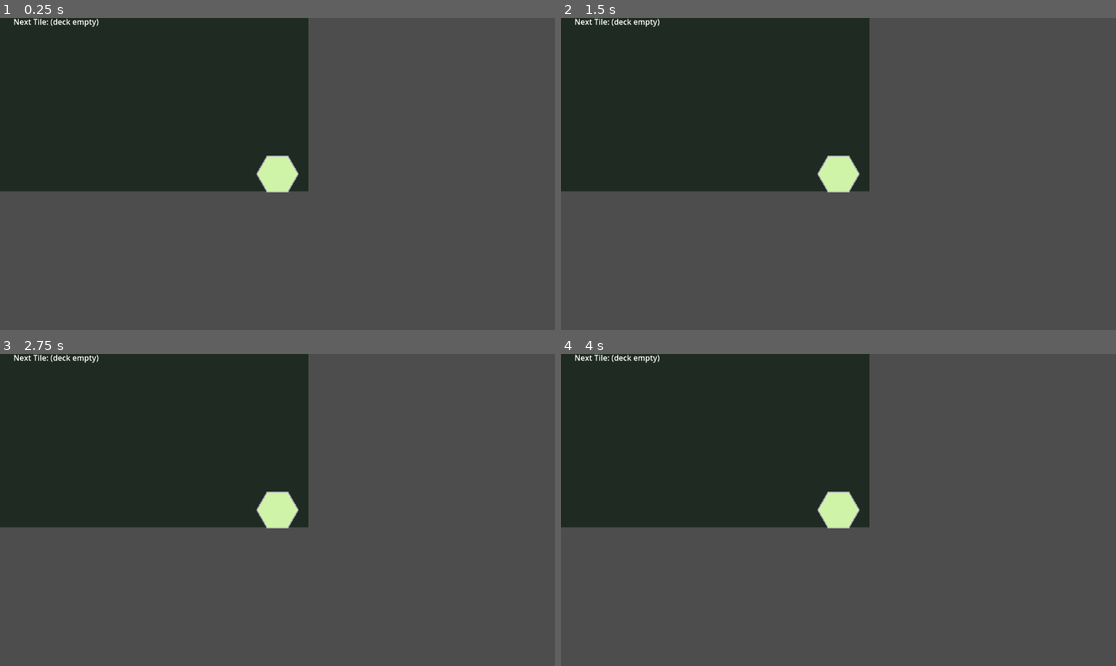
Above: before the commit, frames 1-4 (two rows, left to right).
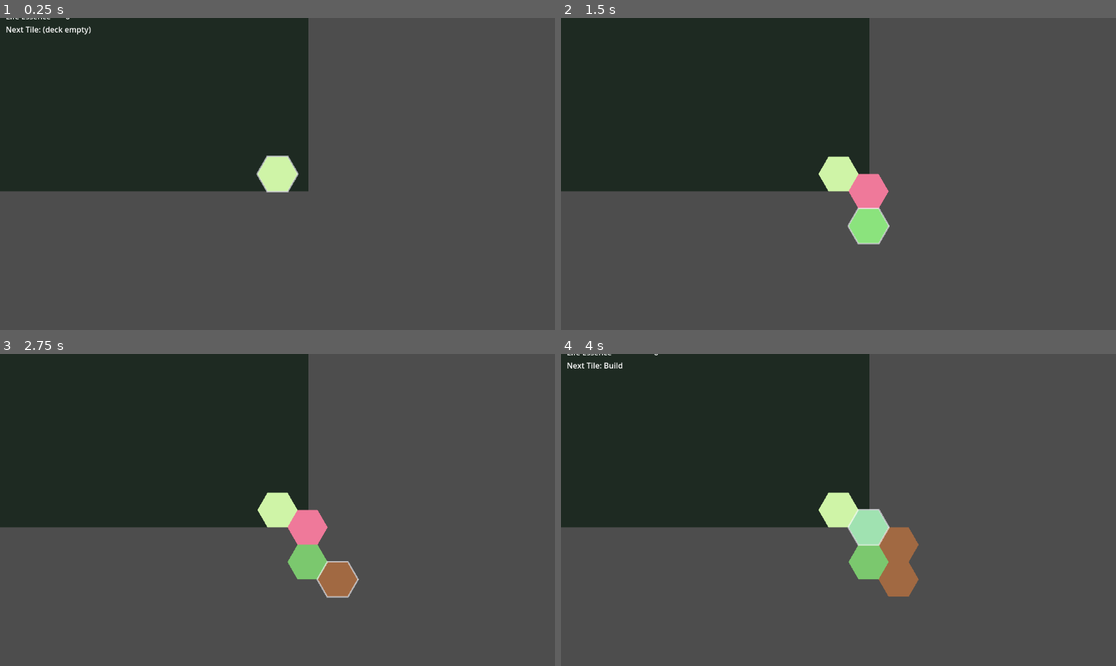
Above: after the commit, the same moments.

Repository: Millstreamu/BumbleJess
Game: Godot game, scene res://scenes/Main.tscn
Two runs of this game, one before a commit and one after it. Both use one fixed random seed, a clock stepped at 60 frames per second and the inputs below.
Inputs:
- Up to frame 1 (0.25 s): no input
- Up to frame 2 (1.5 s): tap Enter at 0.5 s; hold Right (ui_right) 0.53-1.28 s; hold Space (ui_accept) 0.53-1.28 s; tap Tab at 0.6 s; hold Down (ui_down) from 1.28 s (still down); tap Space (ui_accept) at 1.35 s
- Up to frame 3 (2.75 s): tap Space (ui_accept) at 1.52, 1.82, 2 s; tap Tab at 1.55, 2.1 s; release Down (ui_down) at 2.03 s; hold Right (ui_right) from 2.03 s (still down); hold Space (ui_accept) from 2.03 s (still down)
- Up to frame 4 (4 s): release Right (ui_right) at 2.78 s; release Space (ui_accept) at 2.78 s; hold Up (ui_up) 2.78-3.53 s; tap Tab at 2.85 s; tap Space (ui_accept) at 3.02, 3.32 s; hold Left (ui_left) from 3.53 s (still down); hold Space (ui_accept) from 3.53 s (still down)

The runs differ from the first frame. In frame 1, 0.4% of the frame differs, in the area x 1-18%, y 0-6%; in frame 2, 1.5%; in frame 3, 2.2%; in frame 4, 2.9%, in the area x 1-65%, y 0-78%.
Error before the commit: Parse Error: Used tab character for indentation instead of space as used before in the file. (res://src/core/RunState.gd:18)

Commit message:
Auto Format

Diff:
--- a/scenes/Main.tscn
+++ b/scenes/Main.tscn
@@ -44,3 +44,4 @@
 
 [node name="RunInfoPanel" parent="." instance=ExtResource("7_f9p8j")]
 layout_mode = 3
+anchors_preset = 2
--- a/scripts/core/RunState.gd
+++ b/scripts/core/RunState.gd
@@ -61,40 +61,40 @@
 	_update_info_panel()
 
 func try_place_tile(axial: Vector2i, cell_type: int = CellType.Type.EMPTY) -> bool:
-        if is_deck_empty():
-                return false
-        var next_type := peek_next_tile_type()
-        if next_type == CellType.Type.EMPTY:
-                return false
-        var type_to_place := next_type
-        if cell_type != CellType.Type.EMPTY and cell_type != next_type:
-                push_warning("Attempted to place %s but the next tile is %s." % [CellType.to_display_name(cell_type), CellType.to_display_name(next_type)])
-                return false
-        var remaining: int = int(_deck_counts.get(type_to_place, 0))
-        if remaining <= 0:
-                push_warning("No %s tiles remain in the deck." % CellType.to_display_name(type_to_place))
-                return false
-        var variant_id := _get_variant_id(type_to_place)
-        var placed := _hex_grid.try_place_tile(axial, type_to_place, variant_id)
-        if not placed:
-                return false
-        _deck_counts[type_to_place] = remaining - 1
-        if not _deck_queue.is_empty():
-                _deck_queue.remove_at(0)
-        _turn += 1
-        _hex_grid.process_turn()
-        _recalculate_resources()
-        _refresh_palette_options()
-        _update_info_panel()
-        return true
+		if is_deck_empty():
+				return false
+		var next_type := peek_next_tile_type()
+		if next_type == CellType.Type.EMPTY:
+				return false
+		var type_to_place := next_type
+		if cell_type != CellType.Type.EMPTY and cell_type != next_type:
+				push_warning("Attempted to place %s but the next tile is %s." % [CellType.to_display_name(cell_type), CellType.to_display_name(next_type)])
+				return false
+		var remaining: int = int(_deck_counts.get(type_to_place, 0))
+		if remaining <= 0:
+				push_warning("No %s tiles remain in the deck." % CellType.to_display_name(type_to_place))
+				return false
+		var variant_id := _get_variant_id(type_to_place)
+		var placed := _hex_grid.try_place_tile(axial, type_to_place, variant_id)
+		if not placed:
+				return false
+		_deck_counts[type_to_place] = remaining - 1
+		if not _deck_queue.is_empty():
+				_deck_queue.remove_at(0)
+		_turn += 1
+		_hex_grid.process_turn()
+		_recalculate_resources()
+		_refresh_palette_options()
+		_update_info_panel()
+		return true
 
 func is_deck_empty() -> bool:
-        return _deck_queue.is_empty()
+		return _deck_queue.is_empty()
 
 func peek_next_tile_type() -> int:
-        if _deck_queue.is_empty():
-                return CellType.Type.EMPTY
-        return _deck_queue[0]
+		if _deck_queue.is_empty():
+				return CellType.Type.EMPTY
+		return _deck_queue[0]
 
 func toggle_info_panel() -> void:
 	if not _info_panel:
@@ -154,21 +154,21 @@
 	}
 
 func _build_initial_deck() -> void:
-        _deck_counts.clear()
-        _deck_queue.clear()
-        var distribution := _load_deck_distribution()
-        for key in distribution.keys():
-                var cell_type := CellType.from_key(key)
-                if not CellType.is_placeable(cell_type):
-                        continue
-                var count := int(distribution[key])
-                if count <= 0:
-                        continue
-                _deck_counts[cell_type] = count
-                for i in range(count):
-                        _deck_queue.append(cell_type)
-        if not _deck_queue.is_empty():
-                _deck_queue.shuffle()
+		_deck_counts.clear()
+		_deck_queue.clear()
+		var distribution := _load_deck_distribution()
+		for key in distribution.keys():
+				var cell_type := CellType.from_key(key)
+				if not CellType.is_placeable(cell_type):
+						continue
+				var count := int(distribution[key])
+				if count <= 0:
+						continue
+				_deck_counts[cell_type] = count
+				for i in range(count):
+						_deck_queue.append(cell_type)
+		if not _deck_queue.is_empty():
+				_deck_queue.shuffle()
 
 func _load_deck_distribution() -> Dictionary:
 	var path := "res://data/deck.json"
@@ -252,12 +252,12 @@
 	_palette_state.set_options(available, counts)
 
 func _update_info_panel() -> void:
-        if _info_panel:
-                _info_panel.update_turn(_turn)
-                _info_panel.update_deck(_get_total_deck_count(), _deck_counts)
-                _info_panel.update_resources(_resources, _resource_generation)
-                _info_panel.update_sprouts(_hex_grid.get_total_sprouts())
-                _info_panel.update_next_tile(peek_next_tile_type())
+		if _info_panel:
+				_info_panel.update_turn(_turn)
+				_info_panel.update_deck(_get_total_deck_count(), _deck_counts)
+				_info_panel.update_resources(_resources, _resource_generation)
+				_info_panel.update_sprouts(_hex_grid.get_total_sprouts())
+				_info_panel.update_next_tile(peek_next_tile_type())
 
 func _get_variant_id(cell_type: int) -> String:
 	var key := CellType.to_key(cell_type)
--- a/scripts/input/InputController.gd
+++ b/scripts/input/InputController.gd
@@ -11,51 +11,51 @@
 var _run_state: RunStateController
 
 const MOVE_VECTORS := {
-        "ui_left": Vector2i(-1, 0),
-        "ui_right": Vector2i(1, 0),
-        "ui_up": Vector2i(0, -1),
-        "ui_down": Vector2i(0, 1),
+		"ui_left": Vector2i(-1, 0),
+		"ui_right": Vector2i(1, 0),
+		"ui_up": Vector2i(0, -1),
+		"ui_down": Vector2i(0, 1),
 }
 
 func _ready() -> void:
-        if hex_grid_path.is_empty():
-                hex_grid_path = NodePath("../HexGrid")
-        if run_state_path.is_empty():
-                run_state_path = NodePath("../RunState")
+		if hex_grid_path.is_empty():
+				hex_grid_path = NodePath("../HexGrid")
+		if run_state_path.is_empty():
+				run_state_path = NodePath("../RunState")
 
-        _hex_grid = get_node_or_null(hex_grid_path)
-        if not _hex_grid:
-                push_warning("InputController could not find HexGrid node at %s" % hex_grid_path)
-        _run_state = get_node_or_null(run_state_path)
-        if not _run_state:
-                push_warning("InputController could not find RunState node at %s" % run_state_path)
+		_hex_grid = get_node_or_null(hex_grid_path)
+		if not _hex_grid:
+				push_warning("InputController could not find HexGrid node at %s" % hex_grid_path)
+		_run_state = get_node_or_null(run_state_path)
+		if not _run_state:
+				push_warning("InputController could not find RunState node at %s" % run_state_path)
 
 func _unhandled_input(event: InputEvent) -> void:
-        if not _hex_grid:
-                return
+		if not _hex_grid:
+				return
 
-        if event is InputEventKey and event.pressed and not event.echo:
-                if event.physical_keycode == KEY_TAB:
-                        if _run_state:
-                                _run_state.toggle_info_panel()
-                        get_viewport().set_input_as_handled()
-                        return
+		if event is InputEventKey and event.pressed and not event.echo:
+				if event.physical_keycode == KEY_TAB:
+						if _run_state:
+								_run_state.toggle_info_panel()
+						get_viewport().set_input_as_handled()
+						return
 
-        if event.is_action_pressed("ui_accept"):
-                if _run_state and not _run_state.is_deck_empty():
-                        var axial := _hex_grid.get_cursor_axial()
-                        _hex_grid.clear_all_highlights()
-                        var placed: bool = _run_state.try_place_tile(axial)
-                        if not placed:
-                                _hex_grid.highlight_cell(axial, true)
-                elif _run_state and _run_state.is_deck_empty():
-                        print("[Run] The deck is empty. Reset the run to continue.")
-                get_viewport().set_input_as_handled()
-                return
+		if event.is_action_pressed("ui_accept"):
+				if _run_state and not _run_state.is_deck_empty():
+						var axial := _hex_grid.get_cursor_axial()
+						_hex_grid.clear_all_highlights()
+						var placed: bool = _run_state.try_place_tile(axial)
+						if not placed:
+								_hex_grid.highlight_cell(axial, true)
+				elif _run_state and _run_state.is_deck_empty():
+						print("[Run] The deck is empty. Reset the run to continue.")
+				get_viewport().set_input_as_handled()
+				return
 
-        for action in MOVE_VECTORS.keys():
-                if event.is_action_pressed(action):
-                        _hex_grid.move_cursor(MOVE_VECTORS[action])
-                        _hex_grid.clear_all_highlights()
-                        get_viewport().set_input_as_handled()
-                        return
+		for action in MOVE_VECTORS.keys():
+				if event.is_action_pressed(action):
+						_hex_grid.move_cursor(MOVE_VECTORS[action])
+						_hex_grid.clear_all_highlights()
+						get_viewport().set_input_as_handled()
+						return
--- a/scripts/ui/RunInfoPanel.gd
+++ b/scripts/ui/RunInfoPanel.gd
@@ -39,16 +39,16 @@
 		_life_label.text = _format_resource("life", resources, generation)
 
 func update_sprouts(total: int) -> void:
-        if _sprout_label:
-                _sprout_label.text = "Sprouts: %d" % max(total, 0)
+		if _sprout_label:
+				_sprout_label.text = "Sprouts: %d" % max(total, 0)
 
 func update_next_tile(cell_type: int) -> void:
-        if not _next_tile_label:
-                return
-        if cell_type == CellType.Type.EMPTY:
-                _next_tile_label.text = "Next Tile: (deck empty)"
-        else:
-                _next_tile_label.text = "Next Tile: %s" % CellType.to_display_name(cell_type)
+		if not _next_tile_label:
+				return
+		if cell_type == CellType.Type.EMPTY:
+				_next_tile_label.text = "Next Tile: (deck empty)"
+		else:
+				_next_tile_label.text = "Next Tile: %s" % CellType.to_display_name(cell_type)
 
 func _format_resource(key: String, resources: Dictionary, generation: Dictionary) -> String:
 	var entry: Dictionary = resources.get(key, {})
--- a/src/core/RunState.gd
+++ b/src/core/RunState.gd
@@ -8,12 +8,12 @@
 var draw_index:int = 0
 
 func start_new_run() -> void:
-        seed = int(Time.get_unix_time_from_system())
-        Config.load_all()
-        chosen_variants = {}
-        deck = []
-        draw_index = 0
-        finalize_after_draft()
+		seed = int(Time.get_unix_time_from_system())
+		Config.load_all()
+		chosen_variants = {}
+		deck = []
+		draw_index = 0
+		finalize_after_draft()
 
 func finalize_after_draft() -> void:
 	var distribution : Dictionary = {}
